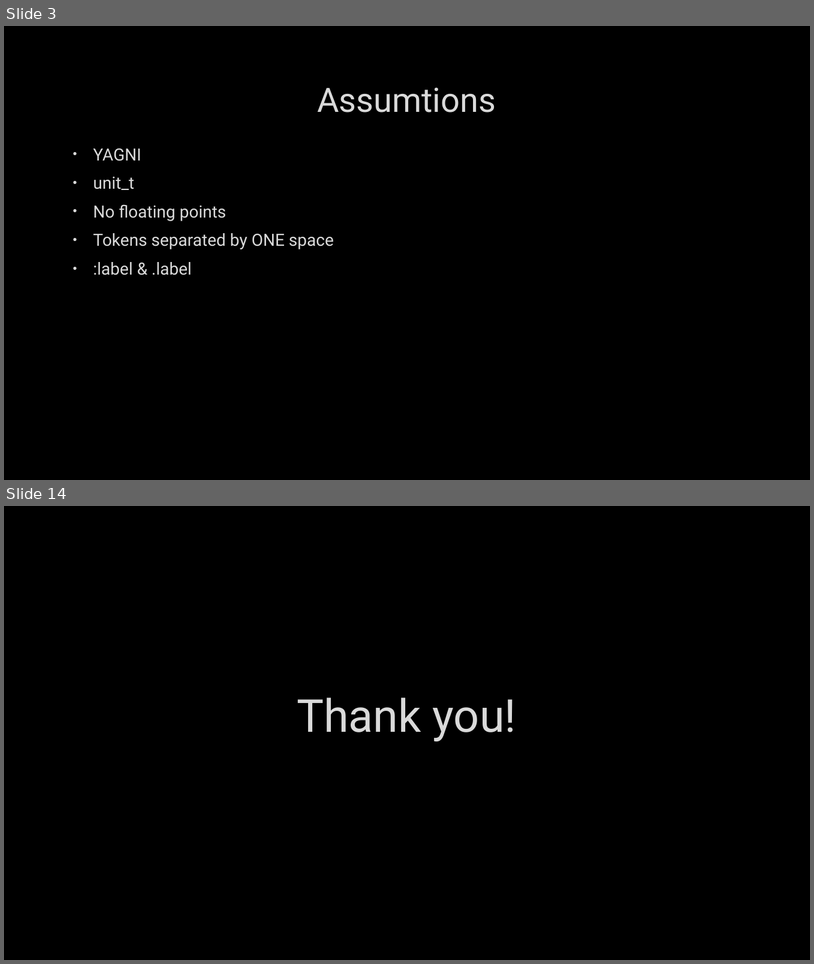
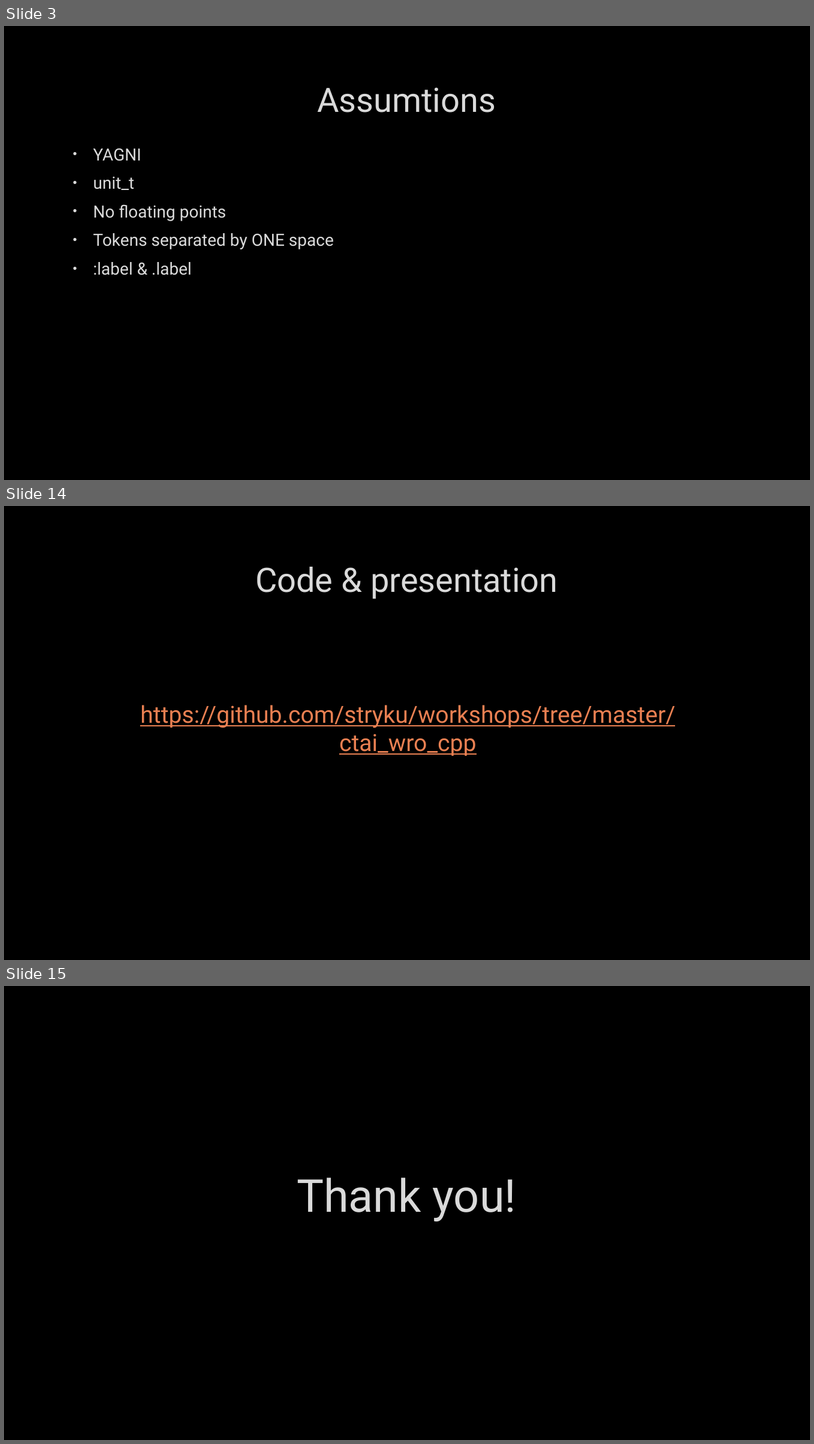
Before and after one commit to stryku/workshops, a slide deck: ctai-compile_time_assembly_interpreter.pptx. Shown one above the other, each under a label of ours: slides 3 and 14 before the commit, slides 3, 14 and 15 after it; the slides between them are not shown. The pictures are 814x964 and 814x1444 pixels, drawn with LibreOffice and Linux fonts; fonts in the diff are those of the drawing; background and template pictures are left out. Boxes give left, top, right and bottom in pixels: in the first picture for what was removed or moved away, otherwise in the second. Text is boxed around its words. In the diff, an @@ line names an element or a change of style, - is before the commit and + after.

```diff
--- a/ctai-compile_time_assembly_interpreter.pptx
+++ b/ctai-compile_time_assembly_interpreter.pptx
@@ slide 14 added at (4, 506, 810, 960), background picture (left out) @@
@@ title added at (255, 567, 558, 599), 40 pt, text #DADADA @@
+Code & presentation
@@ text added at (140, 705, 675, 756), 28 pt, text #E98052, underline @@
+https://github.com/stryku/workshops/tree/master/ctai_wro_cpp
@@ what was slide 14 is now slide 15 @@
```
Also in this commit, not shown: 6 slides changed, 5 other slides added, 5 slides removed, 1 other file.
